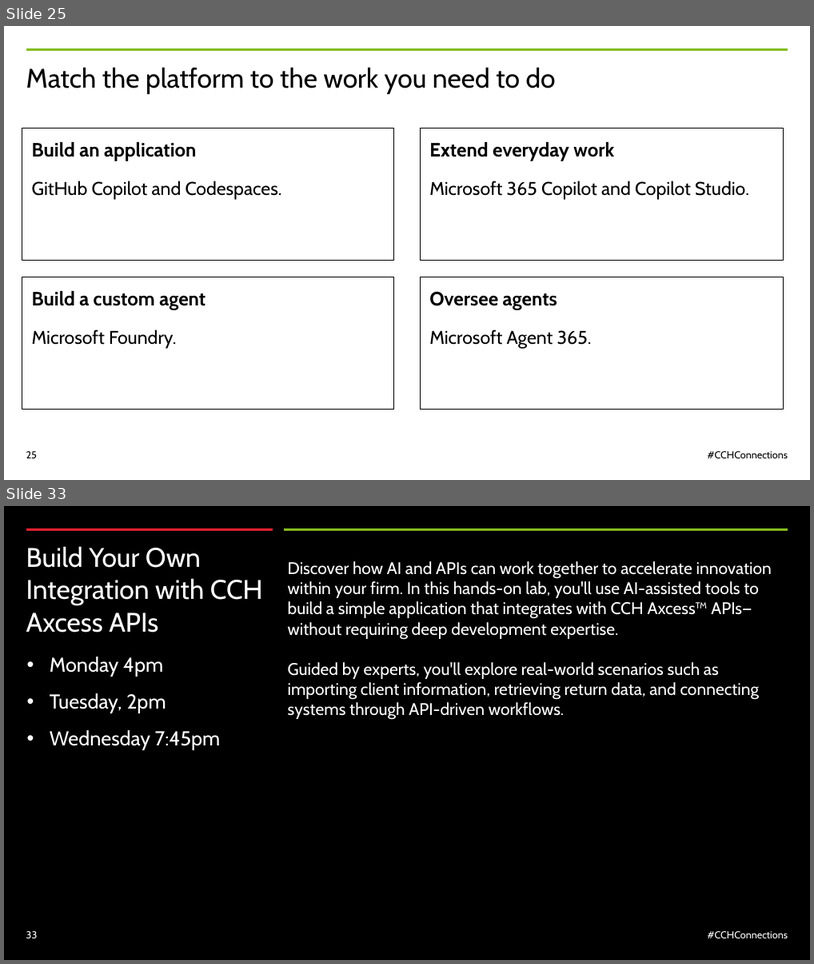
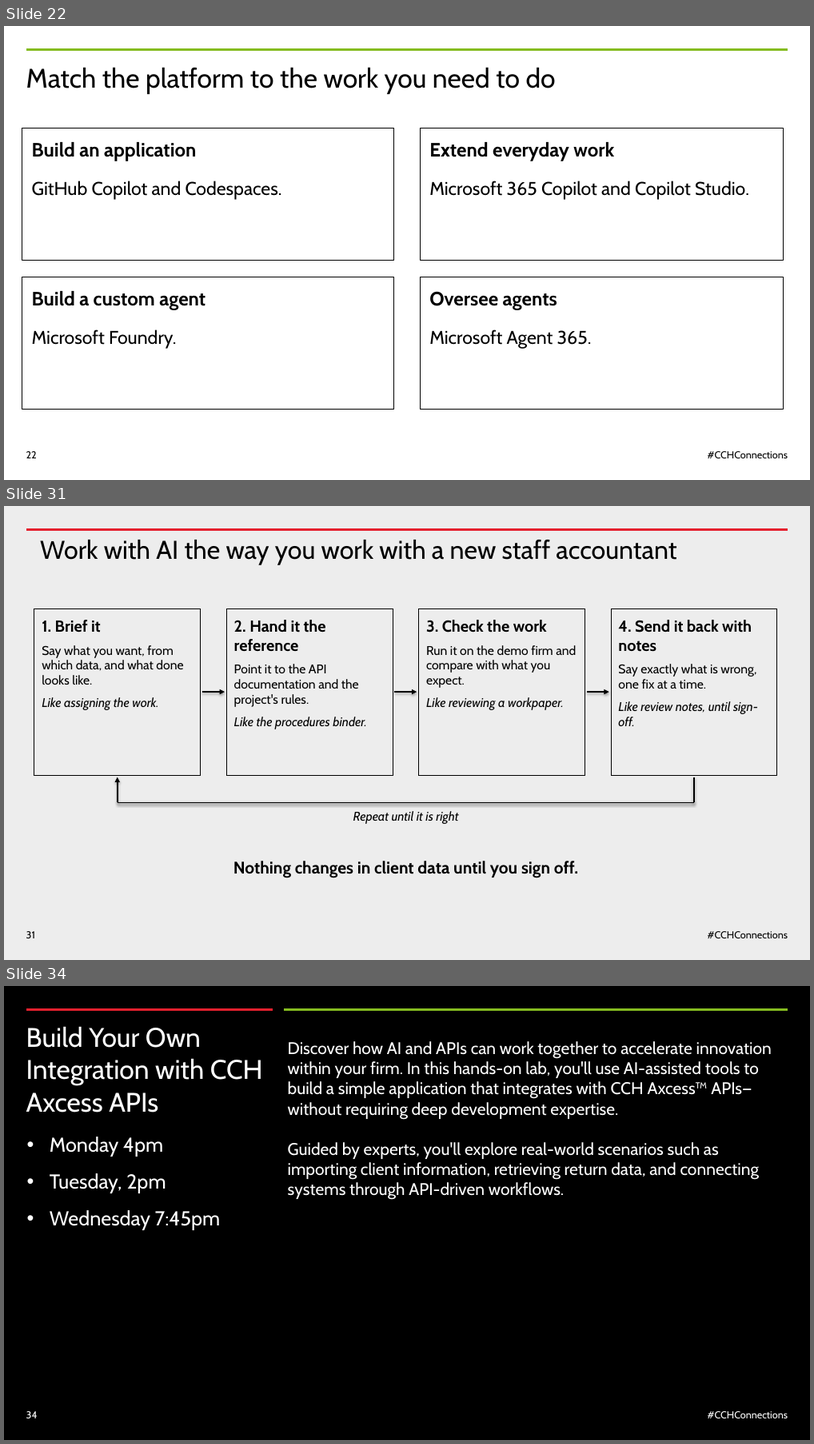
Before and after one commit to nathandyck/wk-tax-api, a slide deck: presentation/CCH-Connections-2026-WK-template.pptx. Shown one above the other, each under a label of ours: slides 25 and 33 before the commit, slides 22, 31 and 34 after it; the slides between them are not shown. The pictures are 814x964 and 814x1444 pixels, drawn with LibreOffice and Linux fonts; fonts in the diff are those of the drawing. Boxes give left, top, right and bottom in pixels: in the first picture for what was removed or moved away, otherwise in the second. Text is boxed around its words. In the diff, an @@ line names an element or a change of style, - is before the commit and + after.

```diff
--- a/presentation/CCH-Connections-2026-WK-template.pptx
+++ b/presentation/CCH-Connections-2026-WK-template.pptx
@@ slide 31 added at box(4, 506, 810, 960), background #EDEDED @@
@@ line added from (789, 529) to (26, 529), #E5202E 3 pt @@
@@ title added at box(40, 540, 677, 564), 30.6 pt, text #000000 @@
+Work with AI the way you work with a new staff accountant
@@ rectangle added at box(34, 609, 201, 776), outline #000000 1 pt, 15 pt, text #000000 @@
+1. Brief it
+Say what you want, from which data, and what done looks like.
+Like assigning the work.
@@ rectangle added at box(226, 609, 393, 776), outline #000000 1 pt, 15 pt, text #000000 @@
+2. Hand it the reference
+Point it to the API documentation and the project's rules.
+Like the procedures binder.
@@ rectangle added at box(419, 609, 586, 776), outline #000000 1 pt, 15 pt, text #000000 @@
+3. Check the work
+Run it on the demo firm and compare with what you expect.
+Like reviewing a workpaper.
@@ rectangle added at box(611, 609, 778, 776), outline #000000 1 pt, 15 pt, text #000000 @@
+4. Send it back with notes
+Say exactly what is wrong, one fix at a time.
+Like review notes, until sign-off.
@@ arrow added from (202, 692) to (225, 692), #000000 1.5 pt @@
@@ arrow added from (394, 692) to (417, 692), #000000 1.5 pt @@
@@ arrow added from (587, 692) to (610, 692), #000000 1.5 pt @@
@@ arrow added from (118, 803) to (118, 777), #000000 1.5 pt @@
@@ line added from (694, 777) to (694, 803), #000000 1.5 pt @@
@@ line added from (694, 803) to (118, 803), #000000 1.5 pt @@
@@ text added at box(354, 811, 458, 824), 15 pt, text #000000, italic @@
+Repeat until it is right
@@ text added at box(234, 860, 578, 878), 20 pt, text #000000, bold @@
+Nothing changes in client data until you sign off.
@@ page number added at box(26, 931, 35, 938), 12 pt, text #000000 @@
+31
@@ text added at box(708, 931, 788, 938), 12 pt, text #000000 @@
+#CCHConnections
@@ what was slide 25 is now slide 22 @@
@@ page number at box(26, 451, 37, 458): text changed @@
-25
+22
@@ what was slide 33 is now slide 34 @@
@@ page number at box(26, 1411, 38, 1418): text changed @@
-33
+34
```
Also in this commit, not shown: 5 slides changed, 9 other slides added, 13 slides removed.
